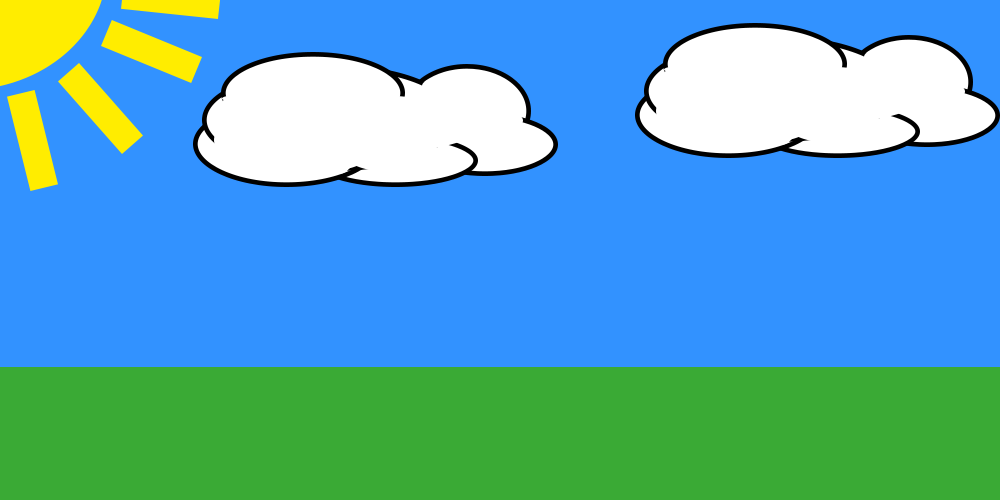
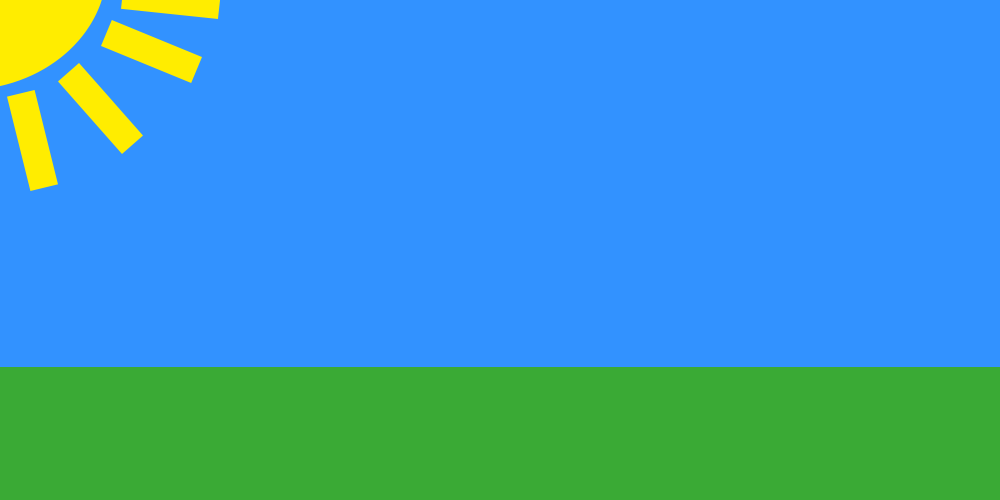
Layered file, before and after one edit (1000 x 500). Changes by layer:
removed layer "Groep 2 kopiëren" over (193, 52, 558, 187)
removed layer "Groep 2" over (635, 23, 1000, 158)
